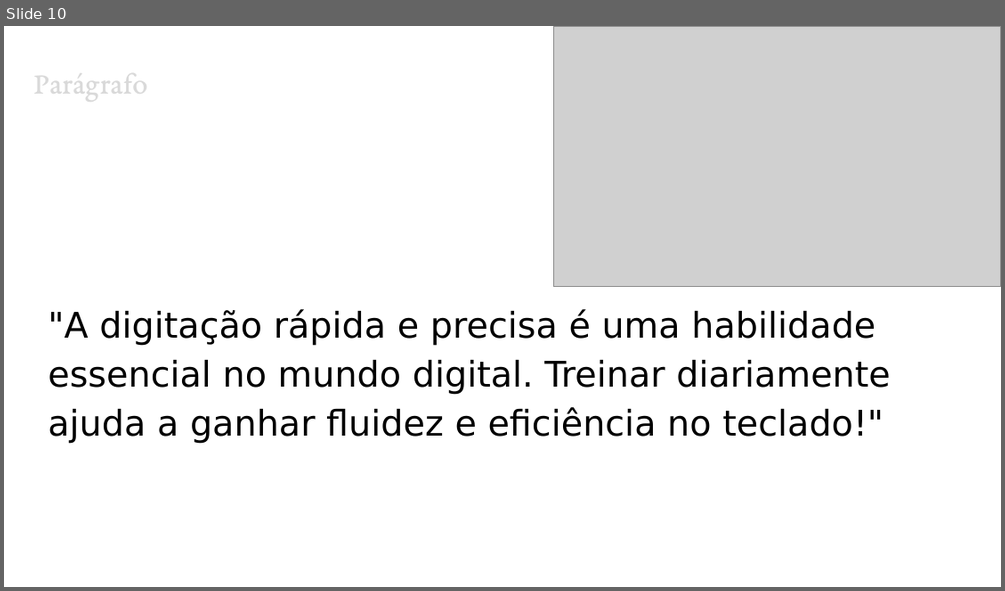
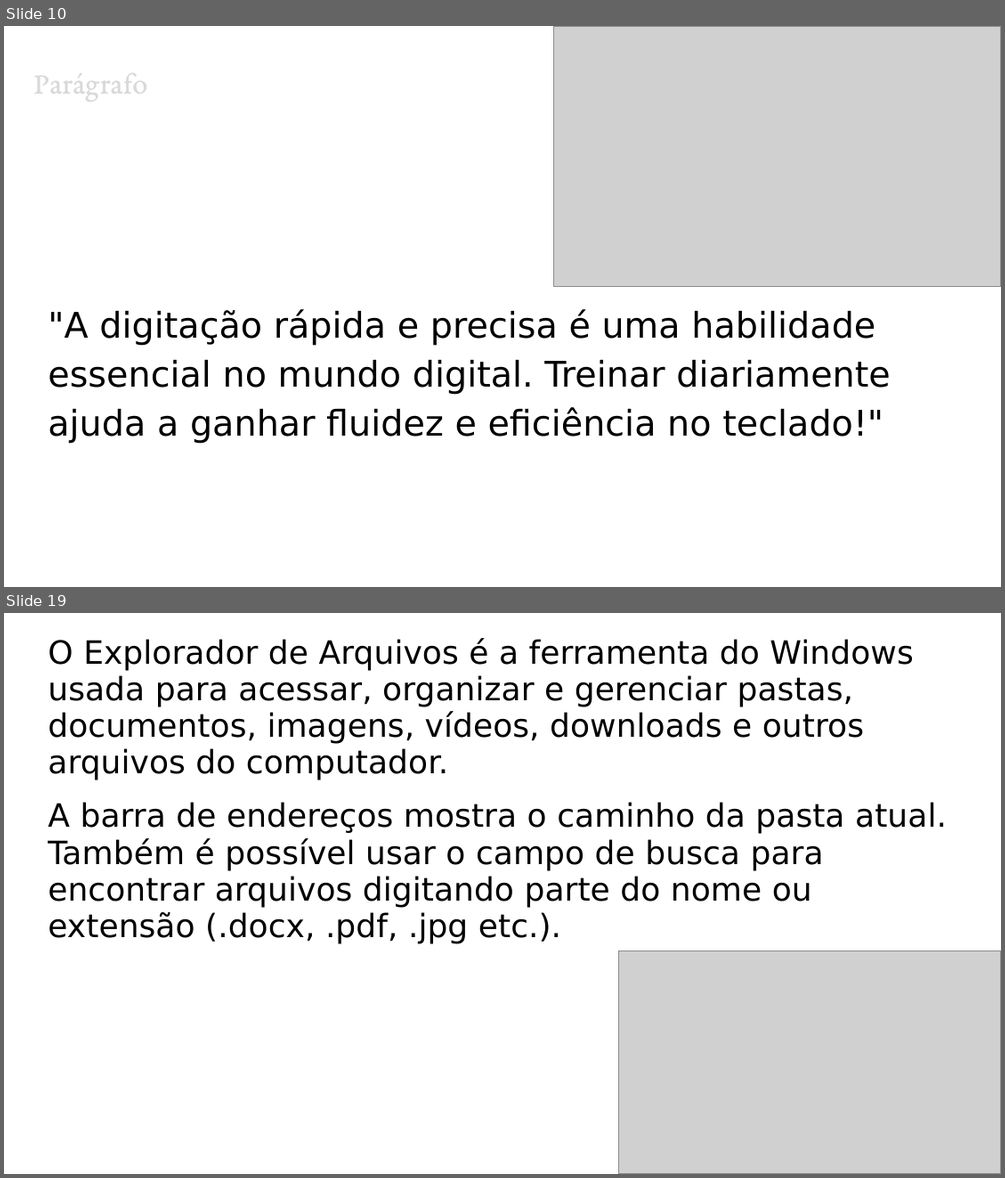
Before and after one commit to Eridhonson/professor, a slide deck: Windows/Windows - Aula 3 - Digitação no Teclado ABNT2.pptx. Shown one above the other, each under a label of ours: slide 10 before the commit, slides 10 and 19 after it; the slides between them are not shown. The pictures are 1005x591 and 1005x1178 pixels, drawn with LibreOffice and Linux fonts; fonts in the diff are those of the drawing; grey boxes stand for pictures. Boxes give left, top, right and bottom in pixels: in the first picture for what was removed or moved away, otherwise in the second. Text is boxed around its words. In the diff, an @@ line names an element or a change of style, - is before the commit and + after.

```diff
--- a/Windows/Windows - Aula 3 - Digitação no Teclado ABNT2.pptx
+++ b/Windows/Windows - Aula 3 - Digitação no Teclado ABNT2.pptx
@@ slide 19 added at (4,613,1001,1174), background #FFFFFF @@
@@ text added at (48,638,947,944), 23.2 pt, text #000000 @@
+O Explorador de Arquivos é a ferramenta do Windows usada para acessar, organizar e gerenciar pastas, documentos, imagens, vídeos, downloads e outros arquivos do computador.
+A barra de endereços mostra o caminho da pasta atual. Também é possível usar o campo de busca para encontrar arquivos digitando parte do nome ou extensão (.docx, .pdf, .jpg etc.).
@@ picture added at (619,951,1001,1173) @@
```
Also in this commit, not shown: 8 other slides added.
